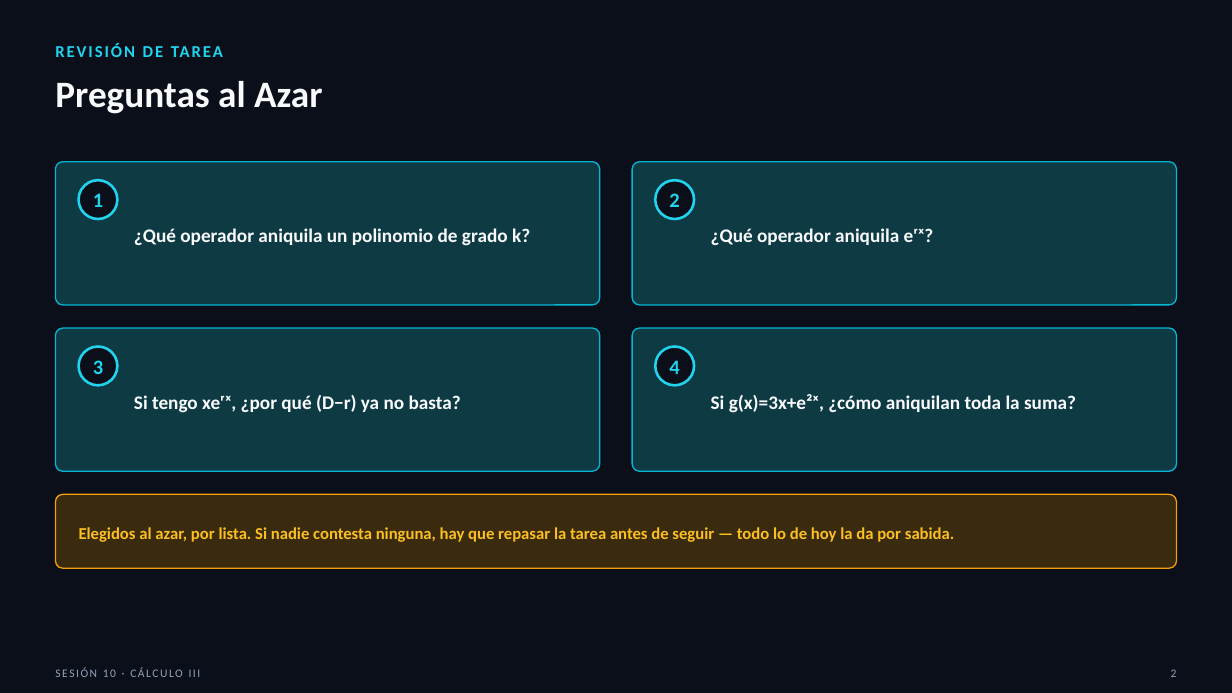
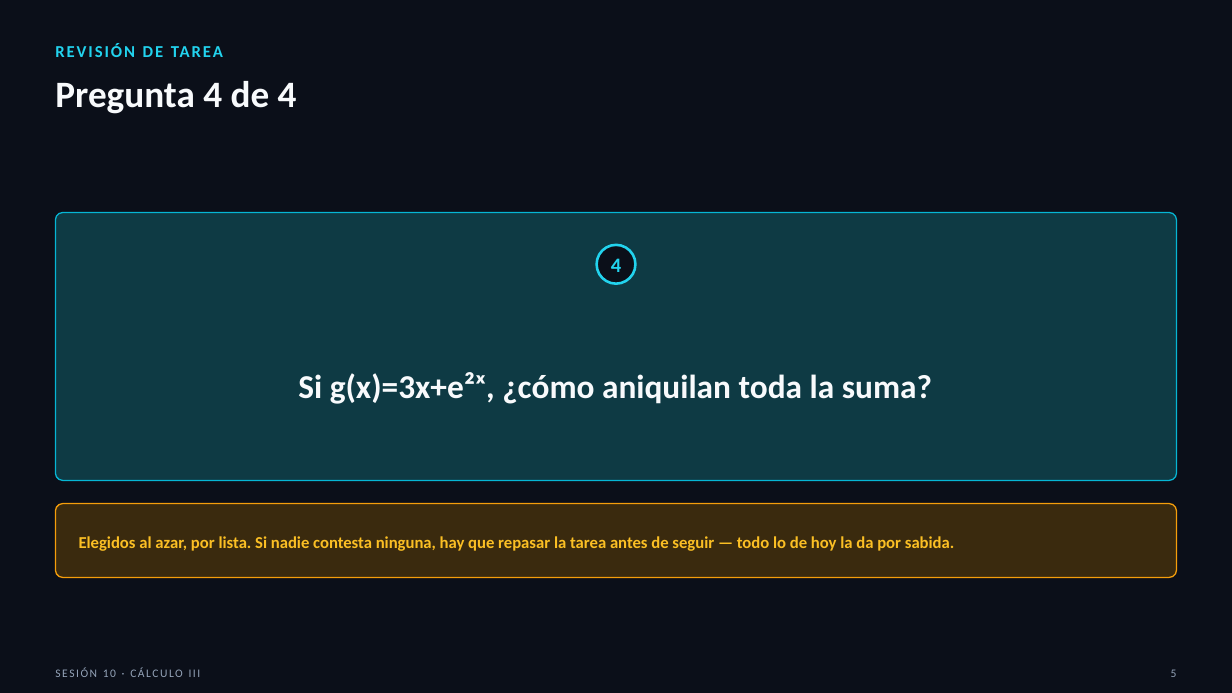
Before and after one commit to SernaEd/FirmsSimulationClass, a slide deck: slide 5 of sesion10/Sesion10_Metodos_de_Solucion.pptx (slide 2 before the commit). Drawn at 1232x693 pixels with LibreOffice and Linux fonts; fonts in the diff are those of the drawing. Boxes give left, top, right and bottom in pixels: in the first picture for what was removed or moved away, otherwise in the second. Text is boxed around its words. In the diff, an @@ line names an element or a change of style, - is before the commit and + after.

```diff
--- a/sesion10/Sesion10_Metodos_de_Solucion.pptx
+++ b/sesion10/Sesion10_Metodos_de_Solucion.pptx
@@ text at box(55, 81, 297, 114): text changed @@
-Preguntas al Azar
+Pregunta 4 de 4
@@ rounded rectangle removed at box(55, 162, 600, 305) @@
@@ rounded rectangle removed at box(632, 162, 1177, 305) @@
@@ ellipse removed at box(79, 180, 117, 219) @@
@@ text removed at box(93, 193, 103, 207) @@
-1
@@ text removed at box(669, 193, 679, 207) @@
-2
@@ rounded rectangle: place and size @@
-rounded rectangle at box(55, 328, 600, 471)
+rounded rectangle at box(55, 213, 1177, 481)
@@ rounded rectangle at box(55, 213, 1177, 481): proportions changed @@
@@ text removed at box(134, 228, 530, 246) @@
-¿Qué operador aniquila un polinomio de grado k?
@@ text removed at box(711, 228, 934, 245) @@
-¿Qué operador aniquila eʳˣ?
@@ text "4": place and size @@
-text "4" at box(669, 360, 679, 374)
+text "4" at box(611, 258, 621, 272)
@@ ellipse: place and size @@
-ellipse at box(655, 180, 694, 219)
+ellipse at box(597, 245, 636, 284)
@@ text "Si g(x)=3x+e²ˣ, ¿cómo aniquilan toda ...": place and size @@
-text "Si g(x)=3x+e²ˣ, ¿cómo aniquilan toda ..." at box(711, 394, 1076, 413)
+text "Si g(x)=3x+e²ˣ, ¿cómo aniquilan toda ..." at box(298, 372, 932, 404)
@@ text "Si g(x)=3x+e²ˣ, ¿cómo aniquilan toda ..." at box(298, 372, 932, 404): size 15 to 26 pt; alignment left to centre; line spacing 1.15 to 1.2 @@
@@ rounded rectangle removed at box(632, 328, 1177, 471) @@
@@ ellipse removed at box(79, 347, 117, 385) @@
@@ ellipse removed at box(655, 347, 694, 385) @@
@@ text removed at box(93, 360, 103, 374) @@
-3
@@ text removed at box(134, 395, 461, 413) @@
-Si tengo xeʳˣ, ¿por qué (D−r) ya no basta?
@@ rounded rectangle: place and size @@
-rounded rectangle at box(55, 494, 1177, 568)
+rounded rectangle at box(55, 504, 1177, 578)
@@ text "Elegidos al azar, por lista. ...": place and size @@
-text "Elegidos al azar, por lista. ..." at box(79, 527, 954, 542)
+text "Elegidos al azar, por lista. ..." at box(79, 536, 954, 551)
@@ text at box(1171, 669, 1177, 677): text changed @@
-2
+5
```
Also in this commit, not shown: 15 other slides changed, 9 slides added, 2 other files.
